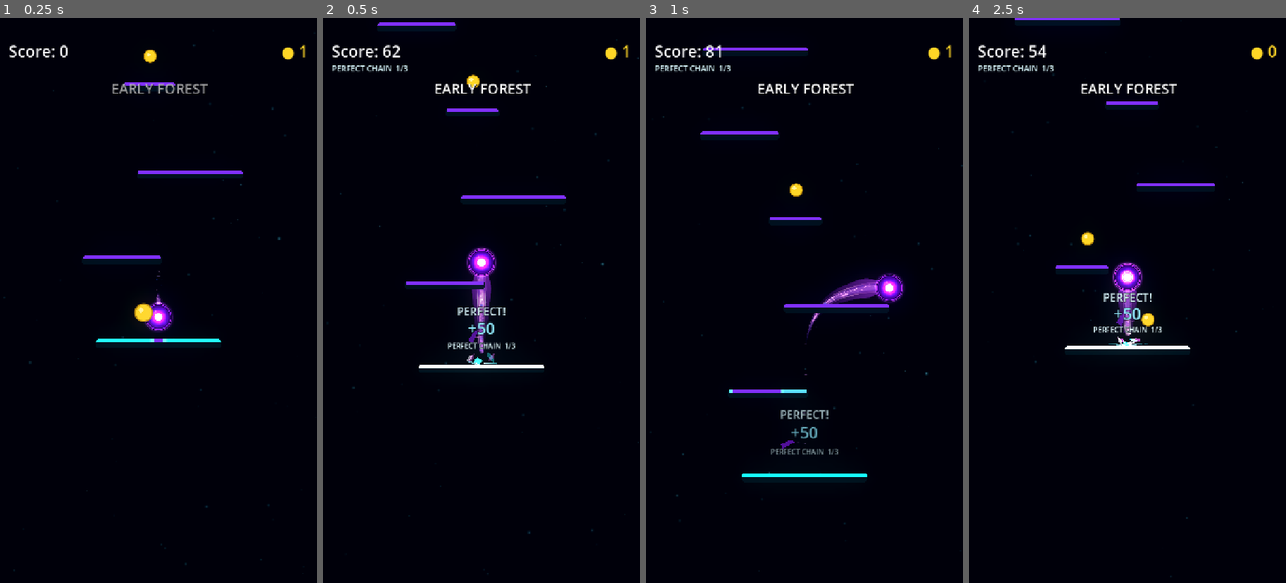
Above: before the commit, frames 1-4 (left to right).
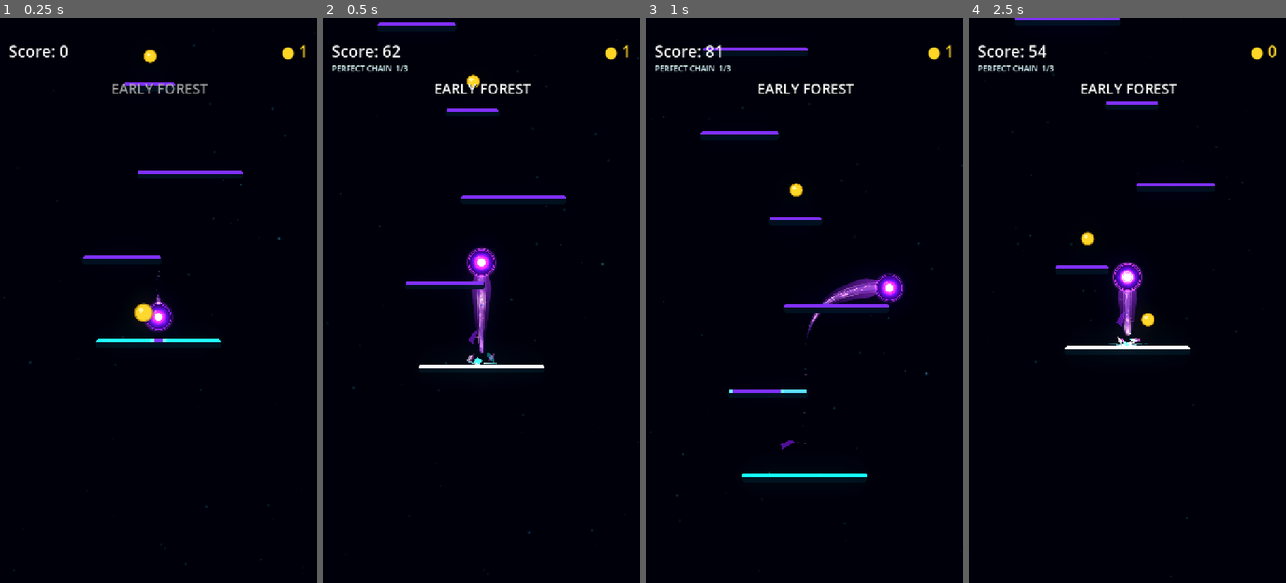
Above: after the commit, the same moments.

Repository: Kryodo/TowerJump
Game: Godot game, scene res://scenes/main.tscn
Two runs of this game, one before a commit and one after it. Both use one fixed random seed, a clock stepped at 60 frames per second and the inputs below.
Inputs (mouse positions are in pixels of both pictures, inside the frame that each line leads up to):
- Up to frame 1 (0.25 s): no input
- Up to frame 2 (0.5 s): no input
- Up to frame 3 (1 s): move the mouse to (874, 272) at 0.52 s; hold Right (ui_right) from 0.53 s (still down); click (874, 272) at 0.67 s
- Up to frame 4 (2.5 s): release Right (ui_right) at 1.25 s; drag from (1064, 328) to (1117, 193) at 1.27 s; click "Nochmal spielen" at 2 s

Frame 1 is identical in both runs. In frame 2, 0.4% of the frame differs, in the area x 39-61%, y 51-59%; in frame 3, 0.4%; in frame 4, 0.4%, in the area x 39-61%, y 48-56%.

Commit message:
Separate landing presentation from scoring logic

Diff:
--- a/scripts/landing/landing_score_controller.gd
+++ b/scripts/landing/landing_score_controller.gd
@@ -41,9 +41,6 @@
 @export var perfect_combo_pre_streak_step: float = 0.25
 @export var perfect_combo_streak_step: float = 0.12
 @export var perfect_combo_multiplier_cap: float = 4.0
-
-@export_category("Floating Feedback")
-@export var floating_feedback_enabled: bool = true
 
 @export var landing_feedback_controller_path: NodePath = NodePath("../LandingFeedbackController")
 
@@ -148,8 +145,6 @@
 	landing_scored.emit(result)
 	combo_state_changed.emit(get_combo_state())
 
-	if floating_feedback_enabled:
-		_spawn_landing_feedback(result, event)
 
 
 func _classify_landing(event: LandingEvent) -> String:
@@ -221,120 +216,3 @@
 			multiplier_cap = good_combo_multiplier_cap
 
 	return clampf(multiplier, 1.0, maxf(multiplier_cap, 1.0))
-
-
-func _spawn_landing_feedback(result: Dictionary, event: LandingEvent) -> void:
-	var platform_height_value: Variant = event.platform.get("height")
-	var platform_height: float = float(platform_height_value) if platform_height_value != null else 20.0
-	var ball_radius: float = 30.0
-	if event.ball != null and is_instance_valid(event.ball):
-		ball_radius = float(event.ball.get("radius")) if event.ball.get("radius") != null else 30.0
-	var contact_y: float = event.platform.global_position.y - platform_height * 0.5
-	var center_x: float = event.landing_world_x
-	var quality: String = str(result["quality"])
-	var grade_text: String = quality + "!"
-	if bool(result["streak_activated"]):
-		grade_text = "STREAK!"
-	elif bool(result["combo_activated"]):
-		grade_text = quality + " COMBO!"
-
-	var grade_color: Color = _quality_color(quality)
-	if bool(result["streak_activated"]):
-		grade_color = Color(1.0, 0.73, 0.30, 1.0)
-
-	_spawn_float_label(
-		grade_text,
-		grade_color,
-		29 if bool(result["combo_activated"]) or bool(result["streak_activated"]) else 25,
-		Vector2(center_x, contact_y - ball_radius - 57.0),
-		46.0,
-		0.05,
-		0.70
-	)
-	_spawn_float_label(
-		"+%d" % int(result["total_points"]),
-		Color(0.55, 0.92, 1.0, 1.0),
-		36,
-		Vector2(center_x, contact_y - ball_radius - 24.0),
-		38.0,
-		0.03,
-		0.64
-	)
-
-	var detail_parts: PackedStringArray = PackedStringArray()
-	if bool(result["streak_activated"]):
-		detail_parts.append("STREAK BONUS +%d" % int(result["streak_bonus"]))
-	elif bool(result["combo_activated"]):
-		detail_parts.append("%s COMBO  x%.2f" % [quality, float(result["multiplier"])])
-	elif bool(result["streak_active"]):
-		detail_parts.append("%s STREAK  x%.2f" % [quality, float(result["multiplier"])])
-	elif bool(result["combo_active"]):
-		detail_parts.append("%s COMBO  x%.2f" % [quality, float(result["multiplier"])])
-	elif bool(result["chain_broken"]):
-		detail_parts.append("CHAIN BROKEN  ·  %s 1/%d" % [quality, combo_activation_landings])
-	else:
-		detail_parts.append("%s CHAIN  %d/%d" % [
-			quality,
-			int(result["chain_count"]),
-			combo_activation_landings
-		])
-	if bool(result["clutch"]):
-		detail_parts.append("CLUTCH +%d" % int(result["clutch_bonus"]))
-
-	_spawn_float_label(
-		"  ·  ".join(detail_parts),
-		grade_color.lightened(0.12),
-		16,
-		Vector2(center_x, contact_y - ball_radius + 6.0),
-		24.0,
-		0.0,
-		0.48
-	)
-
-
-func _spawn_float_label(
-	label_text: String,
-	label_color: Color,
-	font_size: int,
-	world_position: Vector2,
-	rise_distance: float,
-	fade_delay: float,
-	start_scale: float
-) -> void:
-	var label := Label.new()
-	label.text = label_text
-	label.horizontal_alignment = HORIZONTAL_ALIGNMENT_CENTER
-	label.vertical_alignment = VERTICAL_ALIGNMENT_CENTER
-	label.size = Vector2(460.0, float(font_size) * 1.8)
-	label.pivot_offset = label.size * 0.5
-	label.position = world_position - label.size * 0.5
-	label.scale = Vector2.ONE * start_scale
-	label.modulate = Color(1.0, 1.0, 1.0, 0.0)
-	label.z_index = 100
-	label.add_theme_font_size_override("font_size", font_size)
-	label.add_theme_color_override("font_color", label_color)
-	label.add_theme_color_override("font_outline_color", Color(0.015, 0.025, 0.05, 0.98))
-	label.add_theme_constant_override("outline_size", 5)
-	add_child(label)
-
-	var tween := create_tween()
-	tween.set_parallel(true)
-	tween.tween_property(label, "modulate:a", 1.0, 0.07)
-	tween.tween_property(label, "scale", Vector2.ONE, 0.16).set_trans(Tween.TRANS_BACK).set_ease(Tween.EASE_OUT)
-	tween.tween_property(label, "position:y", label.position.y - rise_distance, 0.62).set_trans(Tween.TRANS_CUBIC).set_ease(Tween.EASE_OUT)
-	tween.chain().tween_interval(fade_delay)
-	tween.chain().tween_property(label, "modulate:a", 0.0, 0.22)
-	tween.chain().tween_callback(func() -> void:
-		if is_instance_valid(label):
-			label.queue_free()
-	)
-
-
-func _quality_color(quality: String) -> Color:
-	match quality:
-		"PERFECT":
-			return Color(0.86, 0.98, 1.0, 1.0)
-		"EPIC":
-			return Color(0.72, 0.44, 1.0, 1.0)
-		_:
-			return Color(0.40, 0.86, 1.0, 1.0)
